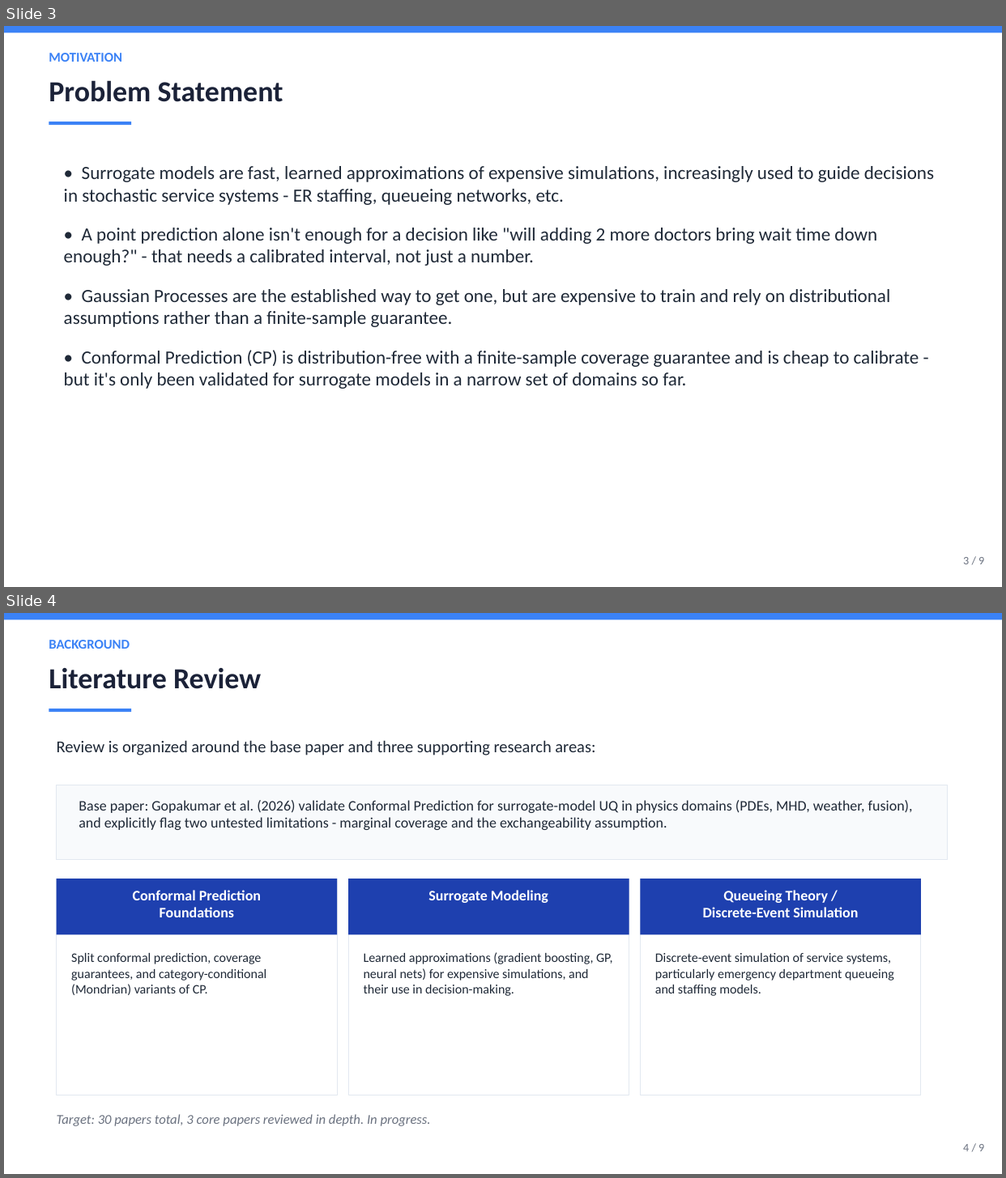
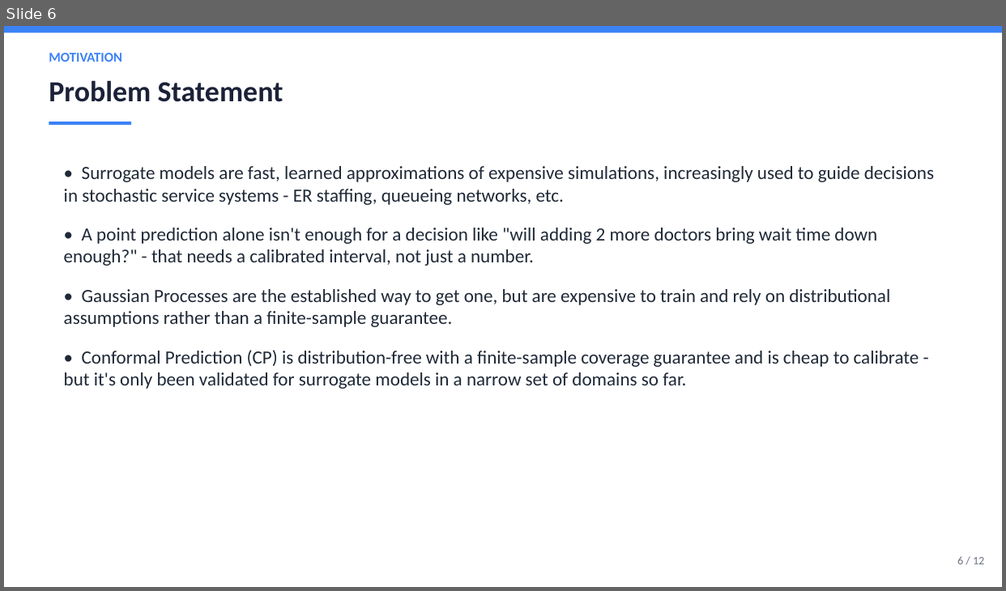
Before and after one commit to DUNE-ODYSSEY/Mondrian-Conformal-Prediction-On-Discrete-Event-Simulation, a slide deck: slides/zeroth_review.pptx. Shown one above the other, each under a label of ours: slides 3 and 4 before the commit, slide 6 after it. The pictures are 1006x1178 and 1006x591 pixels, drawn with LibreOffice and Linux fonts; fonts in the diff are those of the drawing. Boxes give left, top, right and bottom in pixels: in the first picture for what was removed or moved away, otherwise in the second. Text is boxed around its words. In the diff, an @@ line names an element or a change of style, - is before the commit and + after.

Commit message:
Restructure zeroth review PPT to professor's required template (TOC, lit review table, research gap, results, references); fix multi-line table cell font bug; begin Department B generalization pipeline

```diff
--- a/slides/zeroth_review.pptx
+++ b/slides/zeroth_review.pptx
@@ slide 4 removed at (4,613,1002,1174), background #FFFFFF @@
@@ rectangle removed at (4,613,1002,619) @@
@@ text removed at (49,640,130,649) @@
-BACKGROUND
@@ text removed at (49,668,261,689) @@
-Literature Review
@@ rectangle removed at (49,709,131,712) @@
@@ text removed at (57,740,595,756) @@
-Review is organized around the base paper and three supporting research areas:
@@ rectangle removed at (57,786,948,860) @@
@@ text removed at (79,800,913,830) @@
-Base paper: Gopakumar et al. (2026) validate Conformal Prediction for surrogate-model UQ in physics domains (PDEs, MHD, weather, fusion), and explicitly flag two untested limitations - marginal coverage and the exchangeability assumption.
@@ rectangle removed at (57,879,337,1096) @@
@@ rectangle removed at (57,879,337,935) @@
@@ rectangle removed at (348,879,629,1096) @@
@@ rectangle removed at (348,879,629,935) @@
@@ rectangle removed at (641,879,921,1096) @@
@@ rectangle removed at (641,879,921,935) @@
@@ text removed at (133,890,261,918) @@
-Conformal Prediction
-Foundations
@@ text removed at (428,890,548,903) @@
-Surrogate Modeling
@@ text removed at (703,890,858,918) @@
-Queueing Theory /
-Discrete-Event Simulation
@@ text removed at (364,952,612,996) @@
-Learned approximations (gradient boosting, GP, neural nets) for expensive simulations, and their use in decision-making.
@@ text removed at (71,953,266,995) @@
-Split conformal prediction, coverage guarantees, and category-conditional (Mondrian) variants of CP.
@@ text removed at (655,953,894,996) @@
-Discrete-event simulation of service systems, particularly emergency department queueing and staffing models.
@@ text removed at (57,1114,431,1127) @@
-Target: 30 papers total, 3 core papers reviewed in depth. In progress.
@@ text removed at (963,1144,984,1152) @@
-4 / 9
@@ what was slide 3 is now slide 6 @@
@@ slide 6 changed as well @@
@@ text at (957,557,984,565): text changed @@
-3 / 9
+6 / 12
```
Also in this commit, not shown: 5 other slides changed, 6 slides added, 2 other slides removed, 19 other files.
